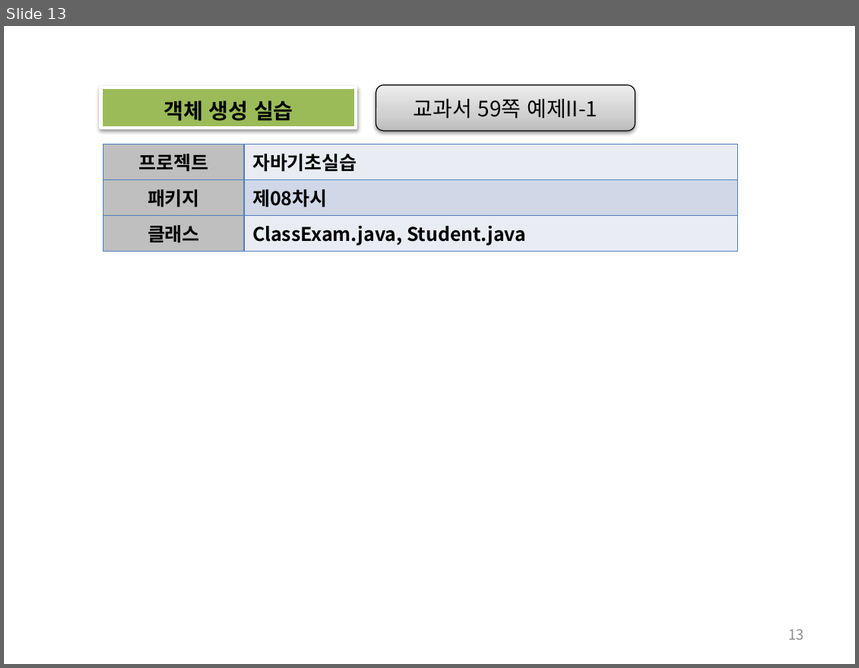
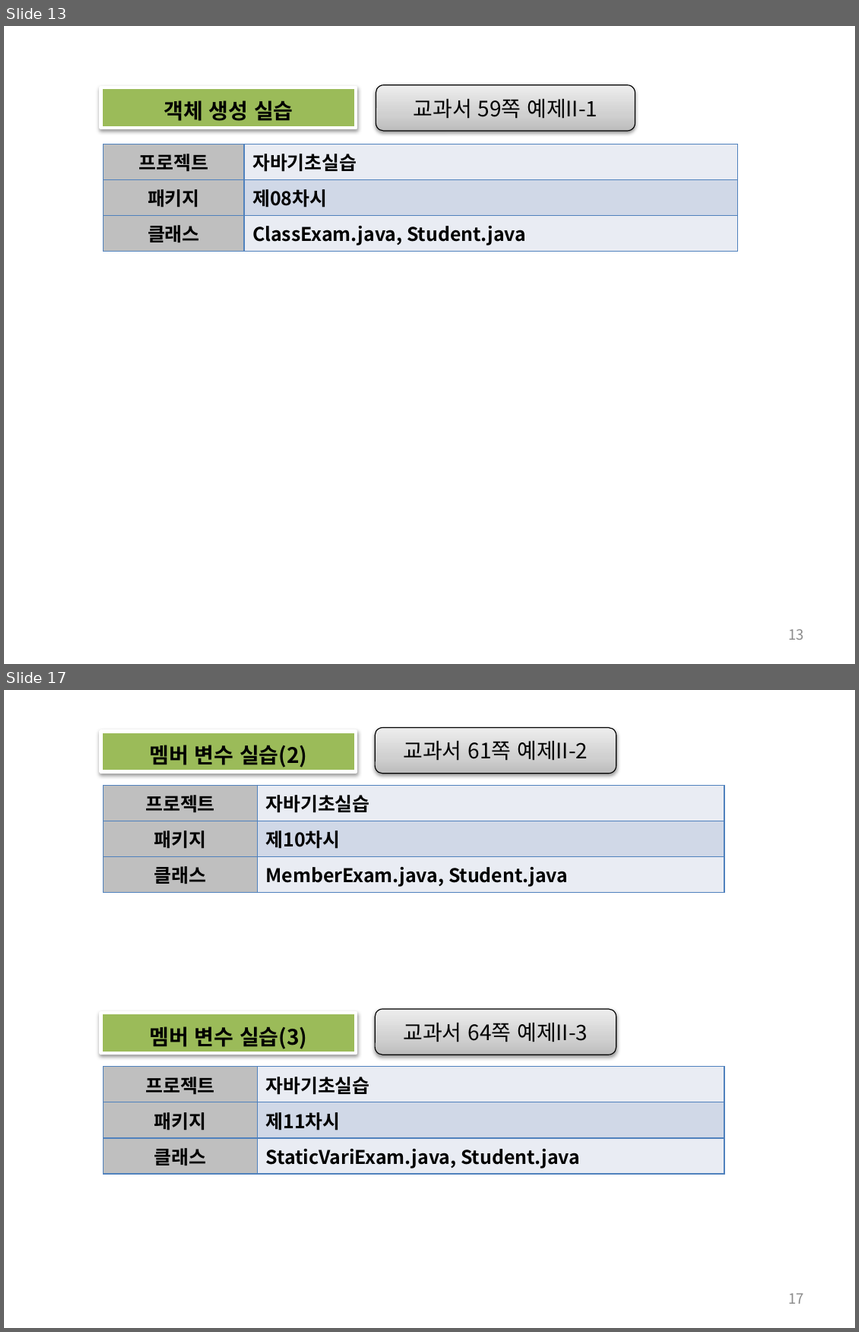
Before and after one commit to histime7/2018JavaClassroom, a slide deck: 수업자료/10_객체지향의 개요.pptx. Shown one above the other, each under a label of ours: slide 13 before the commit, slides 13 and 17 after it; the slides between them are not shown. The pictures are 859x668 and 859x1332 pixels, drawn with LibreOffice and Linux fonts; fonts in the diff are those of the drawing. Boxes give left, top, right and bottom in pixels: in the first picture for what was removed or moved away, otherwise in the second. Text is boxed around its words. In the diff, an @@ line names an element or a change of style, - is before the commit and + after.

```diff
--- a/수업자료/10_객체지향의 개요.pptx
+++ b/수업자료/10_객체지향의 개요.pptx
@@ slide 17 added at (x1=4, y1=690, x2=855, y2=1328), background #FFFFFF @@
@@ rectangle added at (x1=101, y1=732, x2=356, y2=772), fill #9BBB59, outline #FFFFFF 3 pt, 18 pt, text #000000, bold @@
+멤버 변수 실습(2)
@@ rounded rectangle added at (x1=375, y1=727, x2=616, y2=774), fill gradient #BDBDBD to #D1D1D1 to #EEEEEE, outline #000000 0.75 pt, 18 pt, text #000000 @@
+교과서 61쪽 예제II-2
@@ table added at (x1=104, y1=785, x2=725, y2=893), 3 rows, 2 columns @@
+프로젝트 | 자바기초실습
+패키지 | 제10차시
+클래스 | MemberExam.java, Student.java
@@ rectangle added at (x1=101, y1=1014, x2=356, y2=1053), fill #9BBB59, outline #FFFFFF 3 pt, 18 pt, text #000000, bold @@
+멤버 변수 실습(3)
@@ rounded rectangle added at (x1=375, y1=1009, x2=616, y2=1055), fill gradient #BDBDBD to #D1D1D1 to #EEEEEE, outline #000000 0.75 pt, 18 pt, text #000000 @@
+교과서 64쪽 예제II-3
@@ table added at (x1=104, y1=1067, x2=725, y2=1174), 3 rows, 2 columns @@
+프로젝트 | 자바기초실습
+패키지 | 제11차시
+클래스 | StaticVariExam.java, Student.java
@@ page number added at (x1=788, y1=1293, x2=804, y2=1304), 12 pt, text #8C8C8C @@
+17
```
Also in this commit, not shown: 4 slides changed, 13 other slides added, 11 other files.
